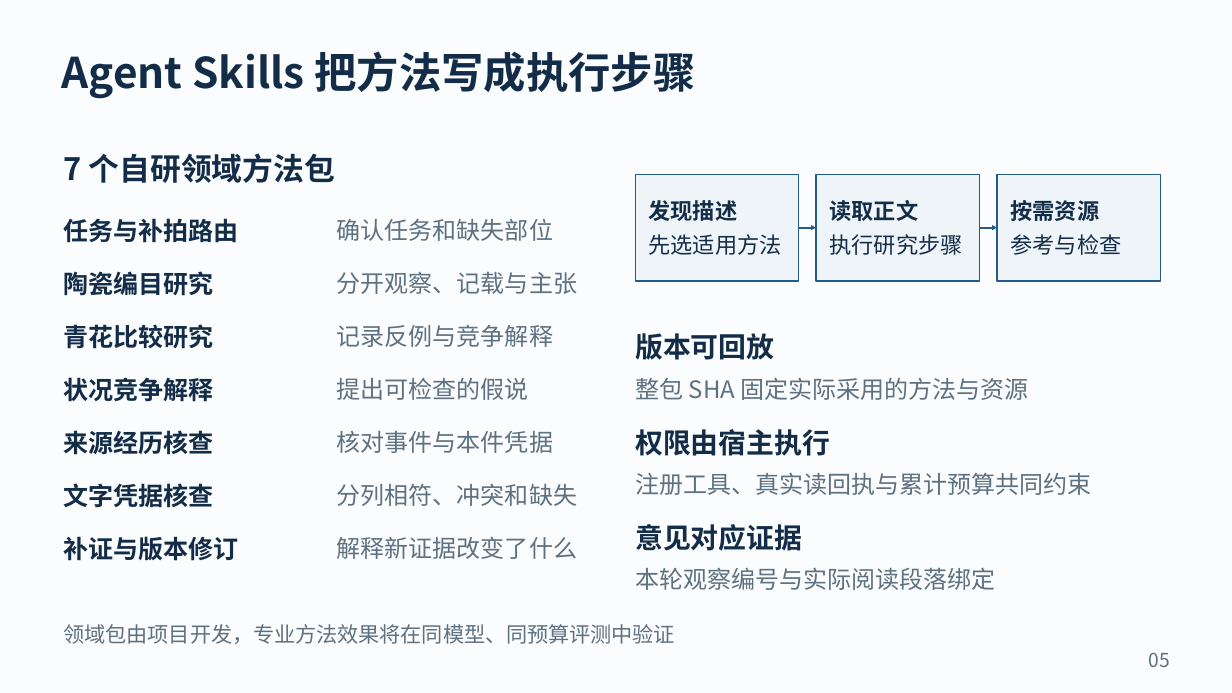
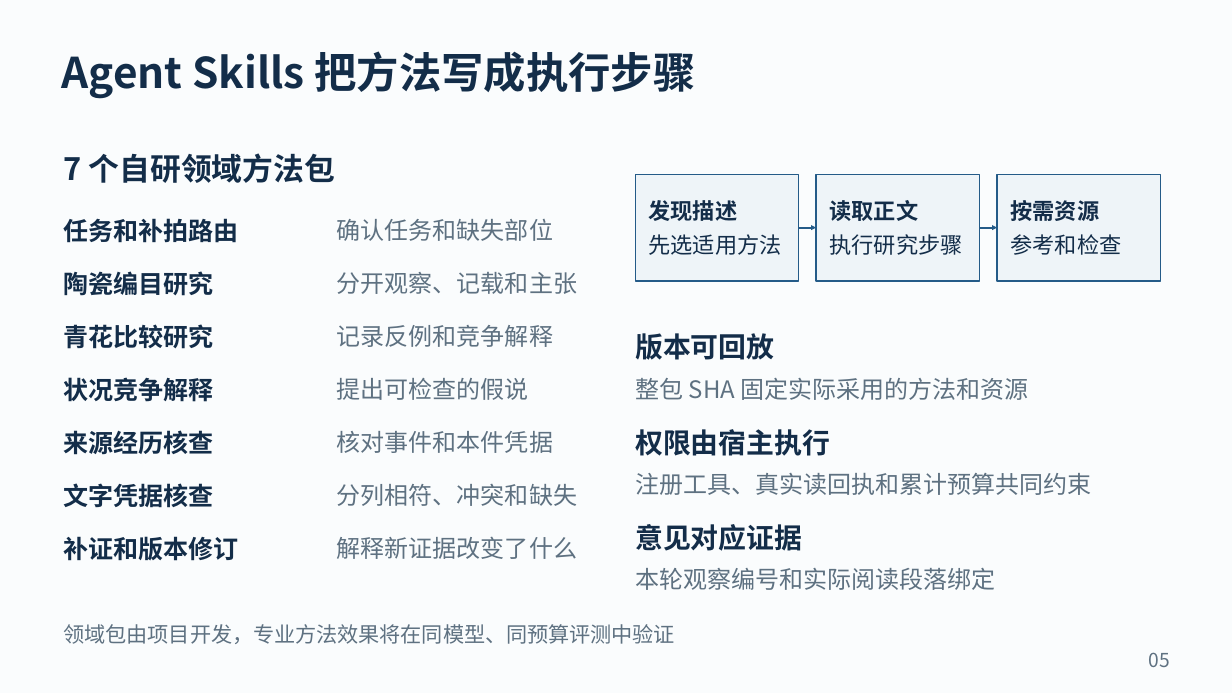
Before and after one commit to dingyucanada/cizheng-agent-skills, a slide deck: slide 5 of site/assets/cizheng-pitch-v07.pptx. Drawn at 1232x693 pixels with LibreOffice and Linux fonts; fonts in the diff are those of the drawing. Boxes give left, top, right and bottom in pixels: in the first picture for what was removed or moved away, otherwise in the second. Text is boxed around its words. In the diff, an @@ line names an element or a change of style, - is before the commit and + after.

```diff
--- a/site/assets/cizheng-pitch-v07.pptx
+++ b/site/assets/cizheng-pitch-v07.pptx
@@ text at (63, 218, 238, 243): text changed @@
-任务与补拍路由
+任务和补拍路由
@@ text in rectangle at (1011, 234, 1122, 255): text changed @@
-参考与检查
+参考和检查
@@ text at (337, 272, 577, 294): text changed @@
-分开观察、记载与主张
+分开观察、记载和主张
@@ text at (337, 325, 553, 347): text changed @@
-记录反例与竞争解释
+记录反例和竞争解释
@@ text at (635, 378, 1029, 400): text changed @@
-整包 SHA 固定实际采用的方法与资源
+整包 SHA 固定实际采用的方法和资源
@@ text at (337, 431, 553, 453): text changed @@
-核对事件与本件凭据
+核对事件和本件凭据
@@ text at (635, 473, 1091, 495): text changed @@
-注册工具、真实读回执与累计预算共同约束
+注册工具、真实读回执和累计预算共同约束
@@ text at (63, 536, 238, 561): text changed @@
-补证与版本修订
+补证和版本修订
@@ text at (635, 568, 995, 590): text changed @@
-本轮观察编号与实际阅读段落绑定
+本轮观察编号和实际阅读段落绑定
```
Also in this commit, not shown: 11 other slides changed, 1 slide added, 26 other files.
